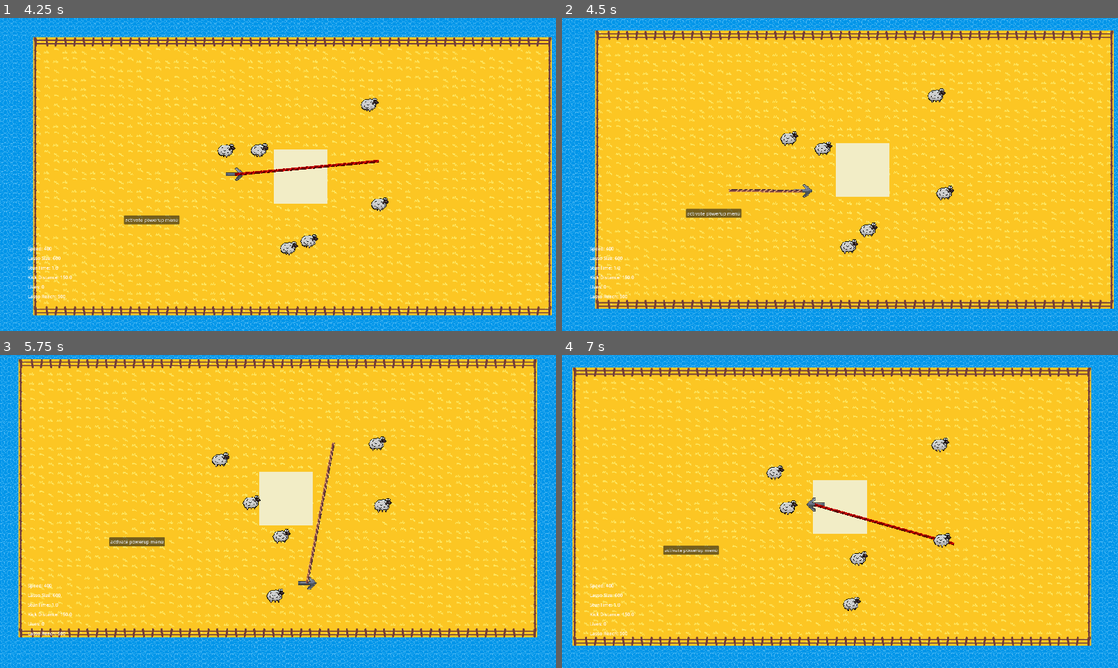
Above: before the commit, frames 1-4 (two rows, left to right).
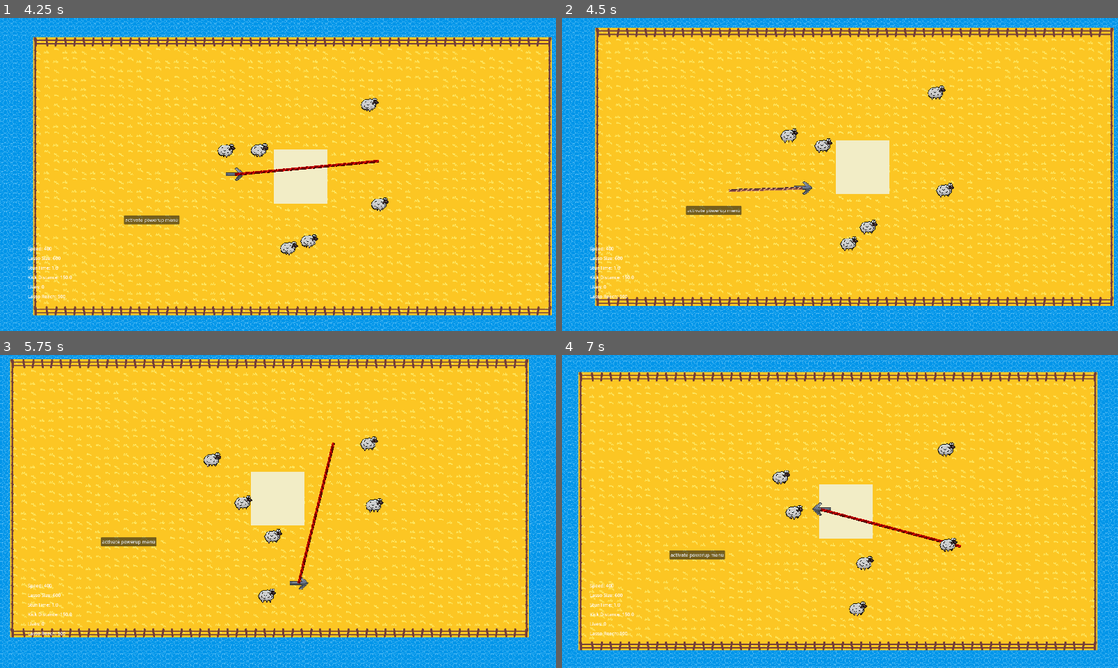
Above: after the commit, the same moments.

Repository: kinghos/GMTK-Game-Jam-2025
Game: Godot game, scene res://scenes/ui/title_screen.tscn
The game is run twice, just before and just after one commit, with the same random seed, the same clock (stepped at 60 frames per second) and the same inputs.
Inputs (mouse positions are in pixels of both pictures, inside the frame that each line leads up to):
- Up to frame 1 (4.25 s): click "PLAY" at 0.5 s; click (528, 305) at 1.25 s; click (528, 305) at 2 s; click (533, 309) at 2.75 s; move the mouse to (400, 158) at 3.52 s; hold Right (Right) from 3.53 s (still down); hold Space (Kick) from 3.53 s (still down); click (400, 158) at 3.67 s
- Up to frame 2 (4.5 s): move the mouse to (728, 190) at 4.27 s; release Right (Right) at 4.28 s; release Space (Kick) at 4.28 s; hold S (Down) from 4.28 s (still down); tap Space (Kick) at 4.35 s
- Up to frame 3 (5.75 s): move the mouse to (333, 442) at 5.02 s; release S (Down) at 5.03 s; hold Right (Right) from 5.03 s (still down); hold Space (Kick) from 5.03 s (still down)
- Up to frame 4 (7 s): move the mouse to (812, 574) at 5.77 s; release Right (Right) at 5.78 s; release Space (Kick) at 5.78 s; hold Up (Up) 5.78-6.53 s; tap Space (Kick) at 5.85 s; click (812, 574) at 5.92 s; move the mouse to (1006, 558) at 6.52 s; hold Left (Left) from 6.53 s (still down); hold Space (Kick) from 6.53 s (still down)

Frame 1 is identical in both runs. In frame 2, 26% of the frame differs, in the area x 0-100%, y 0-100%; in frame 3, 23%; in frame 4, 30%.

Commit message:
sorta working offscreen pointers?

Diff:
--- a/globals/globals.gd
+++ b/globals/globals.gd
@@ -16,7 +16,7 @@
 func _ready():
 	process_mode = Node.PROCESS_MODE_ALWAYS
 
-func _process(delta):
+func _process(_delta):
 	if Input.is_action_just_pressed("Pause"):
 		toggle_pause_menu()
 
--- a/scenes/Player.tscn
+++ b/scenes/Player.tscn
@@ -36,11 +36,5 @@
 [node name="Camera2D" type="Camera2D" parent="."]
 process_callback = 0
 position_smoothing_enabled = true
-drag_horizontal_enabled = true
-drag_vertical_enabled = true
-drag_left_margin = 0.03
-drag_top_margin = 0.03
-drag_right_margin = 0.03
-drag_bottom_margin = 0.03
 editor_draw_drag_margin = true
 script = ExtResource("3_3li8b")
--- a/scenes/animals/animal.gd
+++ b/scenes/animals/animal.gd
@@ -9,6 +9,7 @@
 var need_to_change_target = false
 var changed_target_last_time = false
 
+@export var pointer_icon: Texture2D
 @export var speed = 75
 var direction
 
@@ -16,10 +17,12 @@
 @onready var animated_sprite_2d: AnimatedSprite2D = $AnimatedSprite2D
 @onready var kick_particles: CPUParticles2D = $KickParticles
 @onready var collision_shape_2d: CollisionShape2D = $CollisionShape2D
+@onready var offscreen_pointer: Sprite2D = $OffscreenPointer
 @onready var stun_timer: Timer = $StunTimer
 @onready var random_movement_timer: Timer = $RandomMovementTimer
 
 func _ready() -> void:
+	offscreen_pointer.texture = pointer_icon
 	stun_timer.wait_time = Globals.stun_time
 	random_movement_timer.wait_time *= randf_range(0.8, 1.2)
 	_on_random_movement_timer_timeout()
--- a/scenes/animals/animal.tscn
+++ b/scenes/animals/animal.tscn
@@ -1,7 +1,8 @@
-[gd_scene load_steps=3 format=3 uid="uid://c730r02j0a3ic"]
+[gd_scene load_steps=4 format=3 uid="uid://c730r02j0a3ic"]
 
 [ext_resource type="Script" uid="uid://bodcxjeobaic" path="res://scenes/animals/animal.gd" id="1_a68rm"]
 [ext_resource type="Texture2D" uid="uid://cjv6h5aem5r4u" path="res://assets/graphics/misc/star_particle.png" id="2_4f3xh"]
+[ext_resource type="Script" uid="uid://ffs1brga2vho" path="res://scenes/animals/offscreen_pointer.gd" id="3_to7qb"]
 
 [node name="Animal" type="CharacterBody2D" groups=["Animals"]]
 collision_layer = 2
@@ -44,14 +45,13 @@
 [node name="StunTimer" type="Timer" parent="."]
 one_shot = true
 
+[node name="OffscreenPointer" type="Sprite2D" parent="."]
+script = ExtResource("3_to7qb")
+
 [node name="RandomMovementTimer" type="Timer" parent="."]
 wait_time = 1.5
-
-[node name="VisibleOnScreenNotifier2D" type="VisibleOnScreenNotifier2D" parent="."]
 
 [connection signal="body_entered" from="KickRange" to="." method="_on_kick_range_body_entered"]
 [connection signal="body_exited" from="KickRange" to="." method="_on_kick_range_body_exited"]
 [connection signal="timeout" from="StunTimer" to="." method="_on_stun_timer_timeout"]
 [connection signal="timeout" from="RandomMovementTimer" to="." method="_on_random_movement_timer_timeout"]
-[connection signal="screen_entered" from="VisibleOnScreenNotifier2D" to="." method="_on_visible_on_screen_notifier_2d_screen_entered"]
-[connection signal="screen_exited" from="VisibleOnScreenNotifier2D" to="." method="_on_visible_on_screen_notifier_2d_screen_exited"]
--- /dev/null
+++ b/scenes/animals/offscreen_pointer.gd
@@ -0,0 +1,27 @@
+extends Sprite2D
+
+const SCREEN_MARGIN: float = 10.0
+
+func _ready():
+	hide()
+
+func _process(delta: float) -> void:
+	var camera_node = get_viewport().get_camera_2d()
+	var screen_dimensions: Vector2 = get_viewport().get_visible_rect().size
+	var screen_center = screen_dimensions / 2
+
+	var target_global_position: Vector2 = get_parent().global_position
+	var screen_coordinates: Vector2 = (target_global_position -  camera_node.global_position) + screen_center
+
+	var screen_inset_rectangle: Rect2 = Rect2(Vector2.ZERO, screen_dimensions).grow(-SCREEN_MARGIN)
+
+	if !screen_inset_rectangle.has_point(screen_coordinates):
+		var clamped_x = clamp(screen_coordinates.x, SCREEN_MARGIN, screen_dimensions.x - SCREEN_MARGIN)
+		var clamped_y = clamp(screen_coordinates.y, SCREEN_MARGIN, screen_dimensions.y - SCREEN_MARGIN)
+		var clamped_screen_coords: Vector2 = Vector2(clamped_x, clamped_y)
+
+		global_position = camera_node.global_position + (clamped_screen_coords - screen_center)
+
+		show()
+	else:
+		hide()
--- a/scenes/animals/sheep.tscn
+++ b/scenes/animals/sheep.tscn
@@ -1,6 +1,7 @@
-[gd_scene load_steps=15 format=3 uid="uid://cqbyf3duimude"]
+[gd_scene load_steps=16 format=3 uid="uid://cqbyf3duimude"]
 
 [ext_resource type="PackedScene" uid="uid://c730r02j0a3ic" path="res://scenes/animals/animal.tscn" id="1_gw4f6"]
+[ext_resource type="Texture2D" uid="uid://dk7wu5e638wj3" path="res://assets/graphics/misc/skip_button_hovering.png" id="2_ag106"]
 [ext_resource type="Texture2D" uid="uid://cgs60xi7ec1wr" path="res://assets/graphics/sprites/sheep.png" id="2_ntctc"]
 
 [sub_resource type="AtlasTexture" id="AtlasTexture_ntctc"]
@@ -150,6 +151,7 @@
 
 [node name="Sheep" instance=ExtResource("1_gw4f6")]
 scale = Vector2(2, 2)
+pointer_icon = ExtResource("2_ag106")
 
 [node name="AnimatedSprite2D" parent="." index="0"]
 sprite_frames = SubResource("SpriteFrames_55m3e")
--- a/scenes/level.gd
+++ b/scenes/level.gd
@@ -1,23 +1,10 @@
 extends Node2D
 
 @onready var game_ui: CanvasLayer = $GameUI
-@onready var animals = $Animals
-@onready var sheep = animals.get_node("Sheep")
-
-@onready var pointer_scene: PackedScene = preload("res://scenes/ui/animal_pointer.tscn")
-@onready var animal_pointers = game_ui.get_node("AnimalPointers")
 
 func _ready():
 	Globals.current_level = self
 	Globals.pause_menu = $PauseMenu
 
-	for animal_type in animals.get_children():
-		for animal in animal_type.get_children():
-			var pointer = pointer_scene.instantiate()
-			pointer.name = animal_type.name
-			pointer.animal = animal_type.name
-			pointer.target = animal
-			animal_pointers.add_child(pointer, true)
-
 func _on_button_pressed() -> void:
 	game_ui.trigger_powerups_menu()
--- a/scenes/levels/base_level.tscn
+++ b/scenes/levels/base_level.tscn
@@ -4,8 +4,8 @@
 [ext_resource type="Texture2D" uid="uid://d2brulbka1pa" path="res://assets/graphics/sprites/tileset.png" id="2_3rriw"]
 [ext_resource type="PackedScene" uid="uid://byg6xjjjpdp1o" path="res://scenes/ui/game_ui.tscn" id="3_fal5o"]
 [ext_resource type="PackedScene" uid="uid://bf3xuac4xxpsw" path="res://scenes/camera_bound.tscn" id="3_h4ce7"]
-[ext_resource type="PackedScene" path="res://scenes/ui/pause_menu.tscn" id="4_b0lsh"]
-[ext_resource type="PackedScene" uid="uid://dtxp55d6fo5rt" path="res://scenes/Player.tscn" id="5_3rj88"]
+[ext_resource type="PackedScene" uid="uid://c2d3oaak7o717" path="res://scenes/ui/pause_menu.tscn" id="4_b0lsh"]
+[ext_resource type="PackedScene" uid="uid://boe2krdylabhs" path="res://scenes/player.tscn" id="5_3rj88"]
 [ext_resource type="PackedScene" uid="uid://k3vx7abiijuu" path="res://scenes/lasso.tscn" id="6_klwti"]
 
 [sub_resource type="TileSetAtlasSource" id="TileSetAtlasSource_h4ce7"]
--- a/scenes/levels/test_level.tscn
+++ b/scenes/levels/test_level.tscn
@@ -1,9 +1,9 @@
-[gd_scene load_steps=3 format=3 uid="uid://fpw5j6khrg20"]
+[gd_scene load_steps=3 format=3 uid="uid://c8i5q6kc37s2"]
 
 [ext_resource type="PackedScene" uid="uid://dow5jdyygni3s" path="res://scenes/levels/base_level.tscn" id="1_jbqir"]
 [ext_resource type="PackedScene" uid="uid://cqbyf3duimude" path="res://scenes/animals/sheep.tscn" id="2_yautc"]
 
-[node name="Level" instance=ExtResource("1_jbqir")]
+[node name="Level2" instance=ExtResource("1_jbqir")]
 
 [node name="Top" parent="CameraBounds" index="0"]
 position = Vector2(1145, -645)
--- a/scenes/ui/animal_pointer.gd
+++ /dev/null
@@ -1,23 +0,0 @@
-extends Sprite2D
-
-var target: Node2D
-var animal: String
-
-const POINTER_TEXTURES = {
-	"Sheep": preload("res://assets/graphics/misc/skip_button_hovering.png")
-}
-
-func _ready():
-	hide()
-	texture = POINTER_TEXTURES[animal]
-
-func _process(delta):
-	if not target or target.is_visible_on_screen:
-		hide()
-		return
-
-	position = Vector2(0, 0) # edge of screen, in direction of target node from the current screen center
-	# no need to detect whether on screen, since we have is_visible_on_screen
-
-	if not visible:
-		show()
--- a/scenes/ui/animal_pointer.tscn
+++ b/scenes/ui/animal_pointer.tscn
@@ -1,6 +1,30 @@
 [gd_scene load_steps=2 format=3 uid="uid://dymyf3ji56cb2"]
 
-[ext_resource type="Script" uid="uid://ct8630sr6nvrq" path="res://scenes/ui/animal_pointer.gd" id="1_xitwj"]
+[sub_resource type="GDScript" id="GDScript_h276e"]
+script/source = "extends Sprite2D
+
+var target: Node2D
+var animal: String
+
+const POINTER_TEXTURES = {
+	\"Sheep\": preload(\"res://assets/graphics/misc/skip_button_hovering.png\")
+}
+
+func _ready():
+	hide()
+	texture = POINTER_TEXTURES[animal]
+
+func _process(delta):
+	if not target or target.is_visible_on_screen:
+		hide()
+		return
+
+	position = Vector2(0, 0) # edge of screen, in direction of target node from the current screen center
+	# no need to detect whether on screen, since we have is_visible_on_screen
+
+	if not visible:
+		show()
+"
 
 [node name="AnimalPointer" type="Sprite2D"]
-script = ExtResource("1_xitwj")
+script = SubResource("GDScript_h276e")
--- a/scenes/ui/game_ui.gd
+++ b/scenes/ui/game_ui.gd
@@ -7,7 +7,7 @@
 func _ready() -> void:
 	powerups.hide()
 
-func _process(delta: float) -> void:
+func _process(_delta: float) -> void:
 	$DebugValues/PlayerSpeed.text = "Speed: " + str(Globals.player.speed)
 	$DebugValues/StunTime.text = "StunTime: " + str(Globals.stun_time)
 	$DebugValues/KickDistance.text = "Kick Distance: " + str(Globals.kick_distance)
--- a/scenes/ui/game_ui.tscn
+++ b/scenes/ui/game_ui.tscn
@@ -115,12 +115,6 @@
 [node name="GameUI" type="CanvasLayer"]
 process_mode = 3
 script = ExtResource("1_gwk6t")
-
-[node name="AnimalPointers" type="Control" parent="."]
-layout_mode = 3
-anchors_preset = 0
-offset_right = 40.0
-offset_bottom = 40.0
 
 [node name="DebugValues" type="VBoxContainer" parent="."]
 anchors_preset = -1
Not shown: 1 places in scenes/Player.tscn that only renumber resources
Not shown, added: scenes/animals/offscreen_pointer.gd.uid
Not shown: 1 places in scenes/pen.tscn that only renumber resources
Not shown, removed: scenes/ui/animal_pointer.gd.uid
